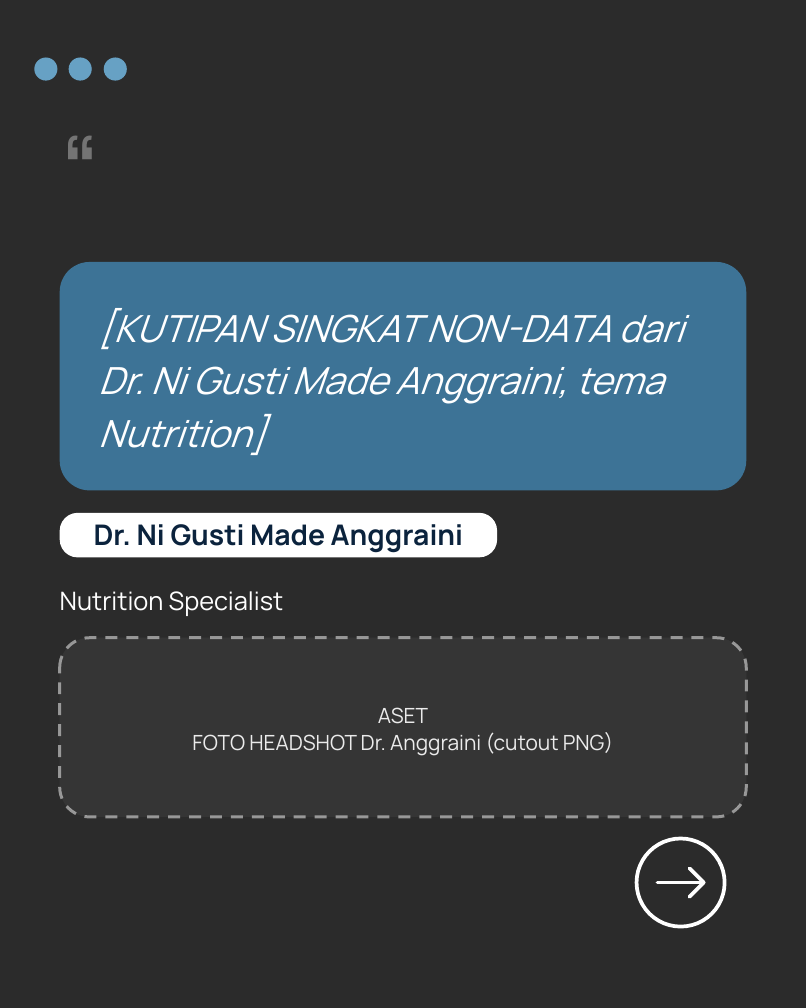
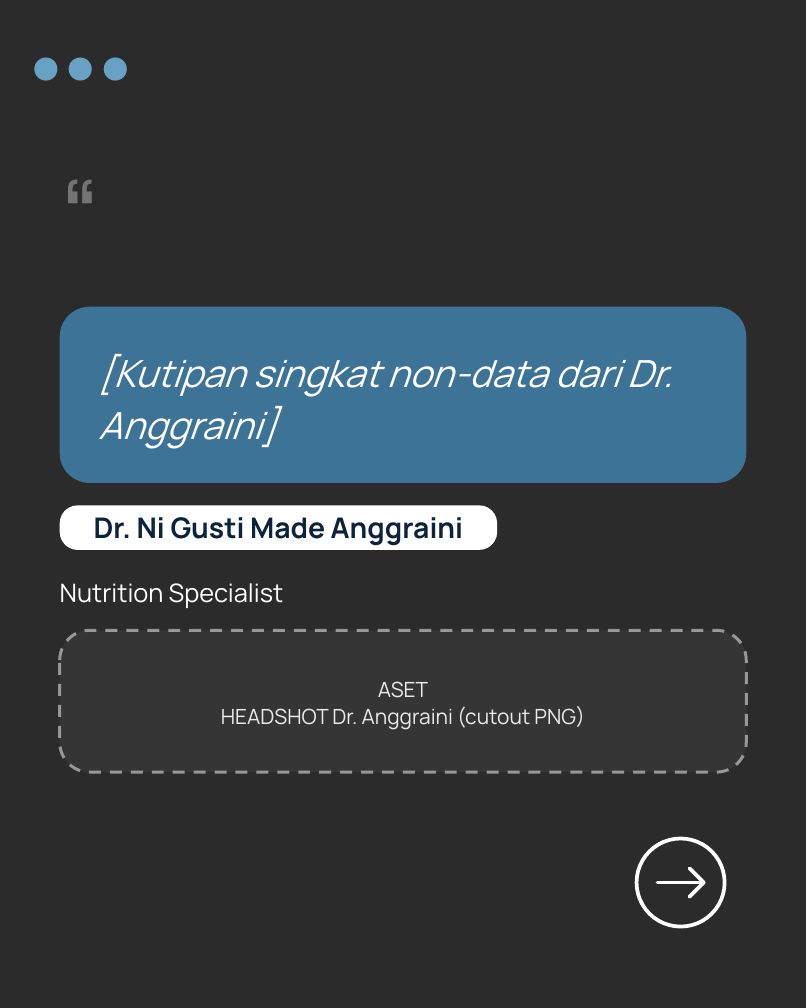
Before and after one commit to aljihadjundy-oss/jundy-aljihad, a slide deck: slide 4 of carousel-output/C04-recap-kickoff/C04.pptx. Drawn at 806x1008 pixels with LibreOffice and Linux fonts; fonts in the diff are those of the drawing; background and template pictures are left out; a plain dark background stands for a picture behind light text. Boxes give left, top, right and bottom in pixels: in the first picture for what was removed or moved away, otherwise in the second. Text is boxed around its words. In the diff, an @@ line names an element or a change of style, - is before the commit and + after.

```diff
--- a/carousel-output/C04-recap-kickoff/C04.pptx
+++ b/carousel-output/C04-recap-kickoff/C04.pptx
@@ text "“": place and size @@
-text "“" at bbox=[59, 161, 746, 239]
+text "“" at bbox=[59, 206, 746, 284]
@@ rounded rectangle at bbox=[59, 307, 746, 483]: proportions changed @@
@@ rounded rectangle: place and size @@
-rounded rectangle at bbox=[59, 262, 746, 490]
+rounded rectangle at bbox=[59, 307, 746, 483]
@@ text at bbox=[98, 354, 672, 449]: text changed @@
-[KUTIPAN SINGKAT NON-DATA dari Dr. Ni Gusti Made Anggraini, tema Nutrition]
+[Kutipan singkat non-data dari Dr. Anggraini]
@@ rounded rectangle "Dr. Ni Gusti Made Anggraini": place and size @@
-rounded rectangle "Dr. Ni Gusti Made Anggraini" at bbox=[59, 512, 497, 557]
+rounded rectangle "Dr. Ni Gusti Made Anggraini" at bbox=[59, 505, 497, 550]
@@ text "Nutrition Specialist": place and size @@
-text "Nutrition Specialist" at bbox=[60, 591, 284, 616]
+text "Nutrition Specialist" at bbox=[60, 583, 284, 608]
@@ rounded rectangle "ASET HEADSHOT Dr. Anggraini (cutout ...": place and size @@
-rounded rectangle "ASET HEADSHOT Dr. Anggraini (cutout ..." at bbox=[59, 638, 746, 817]
+rounded rectangle "ASET HEADSHOT Dr. Anggraini (cutout ..." at bbox=[59, 630, 746, 772]
@@ rounded rectangle "ASET HEADSHOT Dr. Anggraini (cutout ..." at bbox=[59, 630, 746, 772]: proportions changed @@
@@ text in rounded rectangle at bbox=[221, 681, 585, 730]: text changed @@
-ASET
-FOTO HEADSHOT Dr. Anggraini (cutout PNG)
+ASET
+HEADSHOT Dr. Anggraini (cutout PNG)
```
Also in this commit, not shown: 3 other slides changed, 9 other files.
